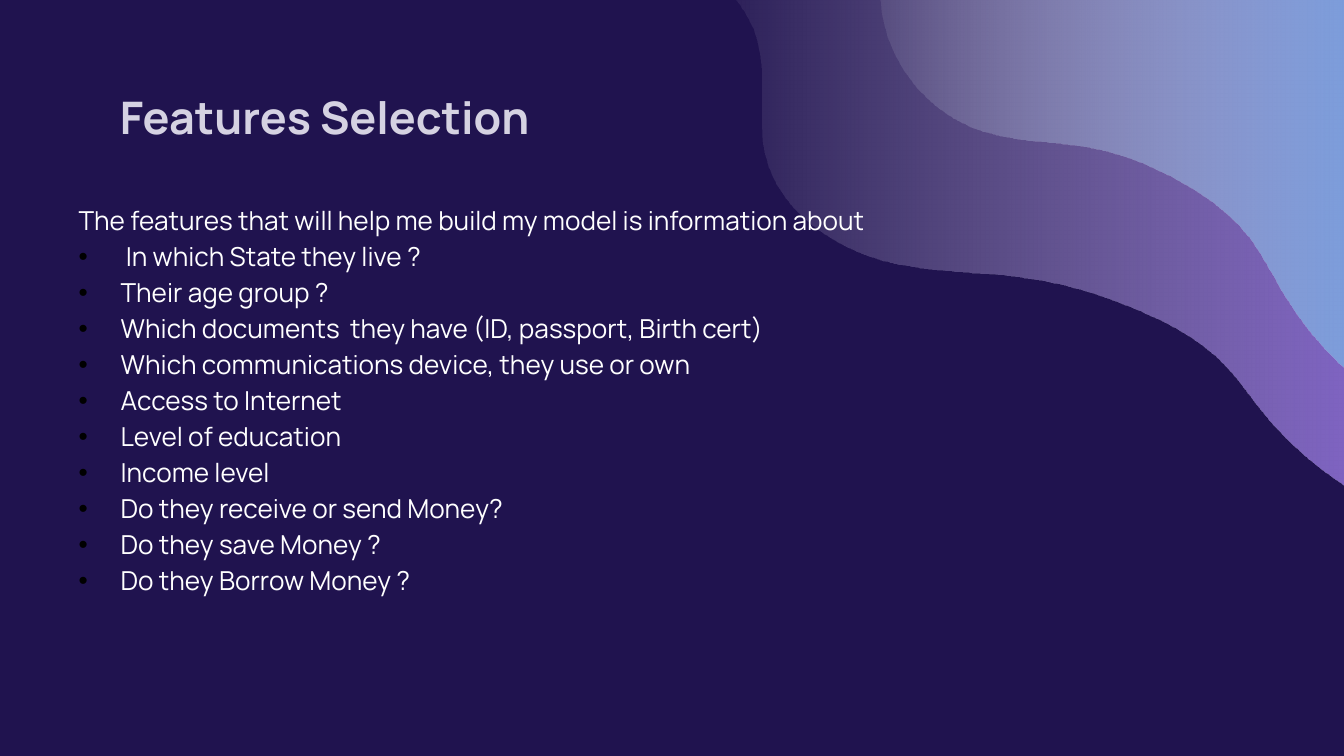
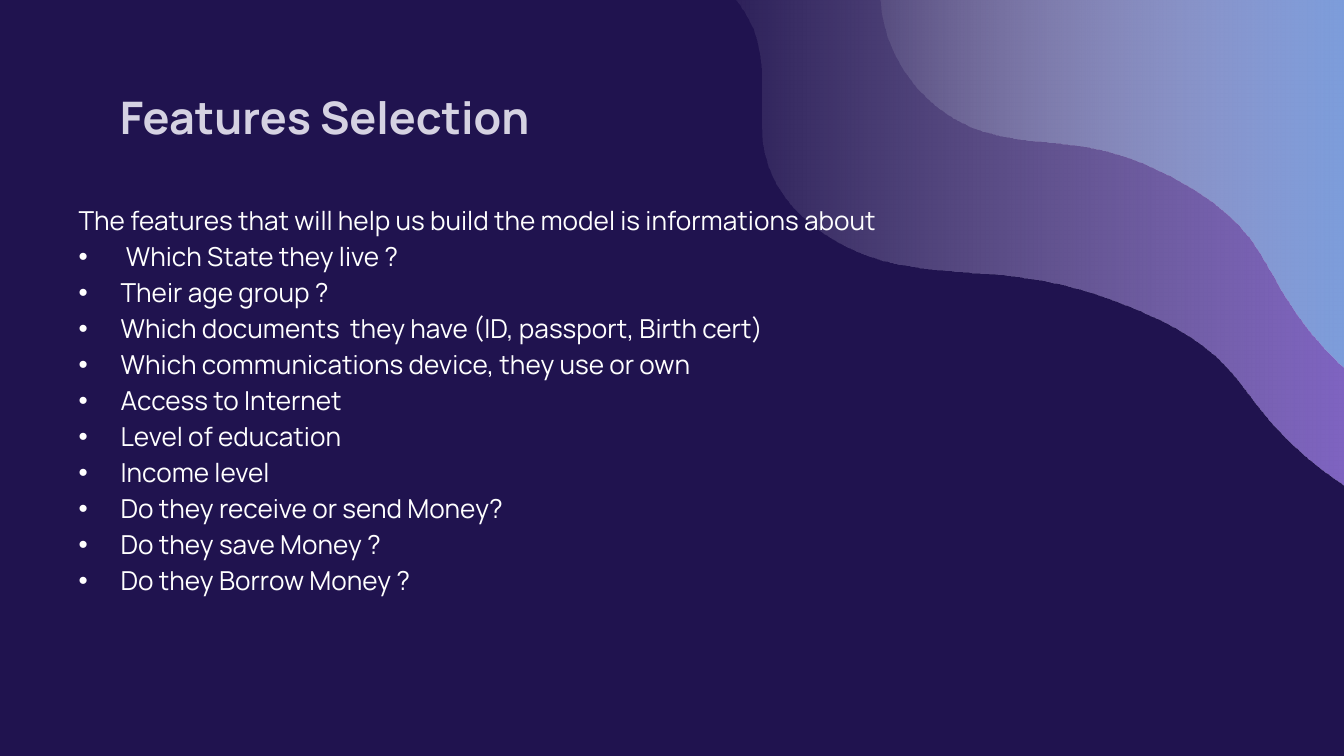
Before and after one commit to VIP509/Finance-Inclusion-1, a slide deck: slide 15 of Pierry Valcin Presentation.pptx. Drawn at 1344x756 pixels with LibreOffice and Linux fonts; fonts in the diff are those of the drawing. Boxes give left, top, right and bottom in pixels: in the first picture for what was removed or moved away, otherwise in the second. Text is boxed around its words. In the diff, an @@ line names an element or a change of style, - is before the commit and + after.

```diff
--- a/Pierry Valcin Presentation.pptx
+++ b/Pierry Valcin Presentation.pptx
@@ subtitle at <box>79,210,875,273</box>: text changed @@
-The features that will help me build my model is information about
-• In which State they live ?
+The features that will help us build the model is informations about
+• Which State they live ?
```
Also in this commit, not shown: 9 other slides changed.
